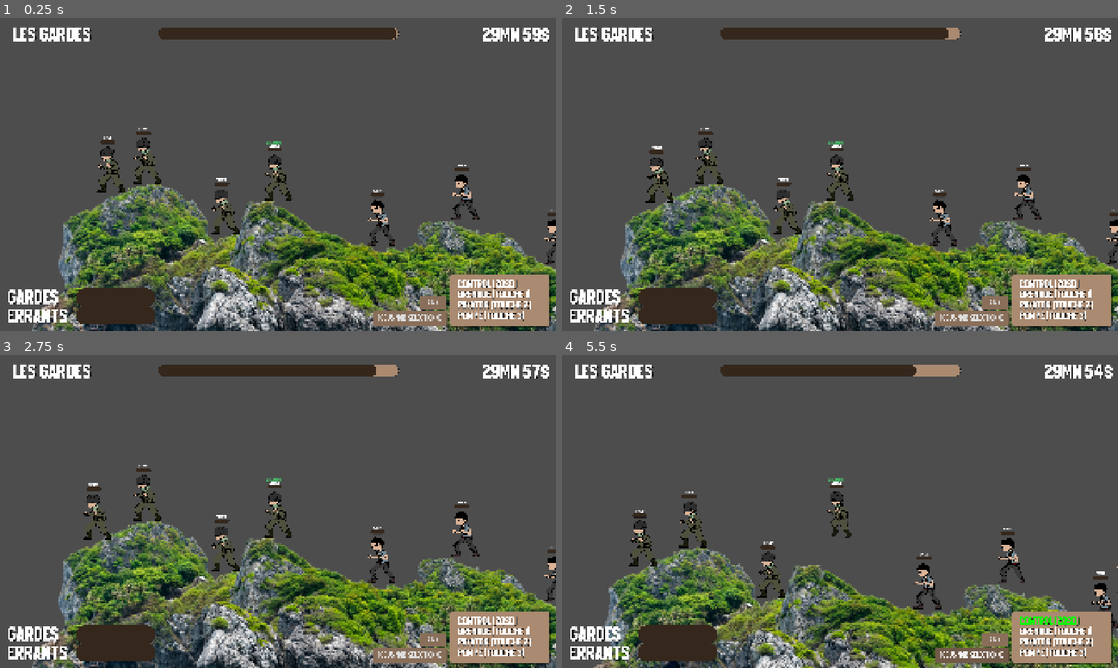
Above: before the commit, frames 1-4 (two rows, left to right).
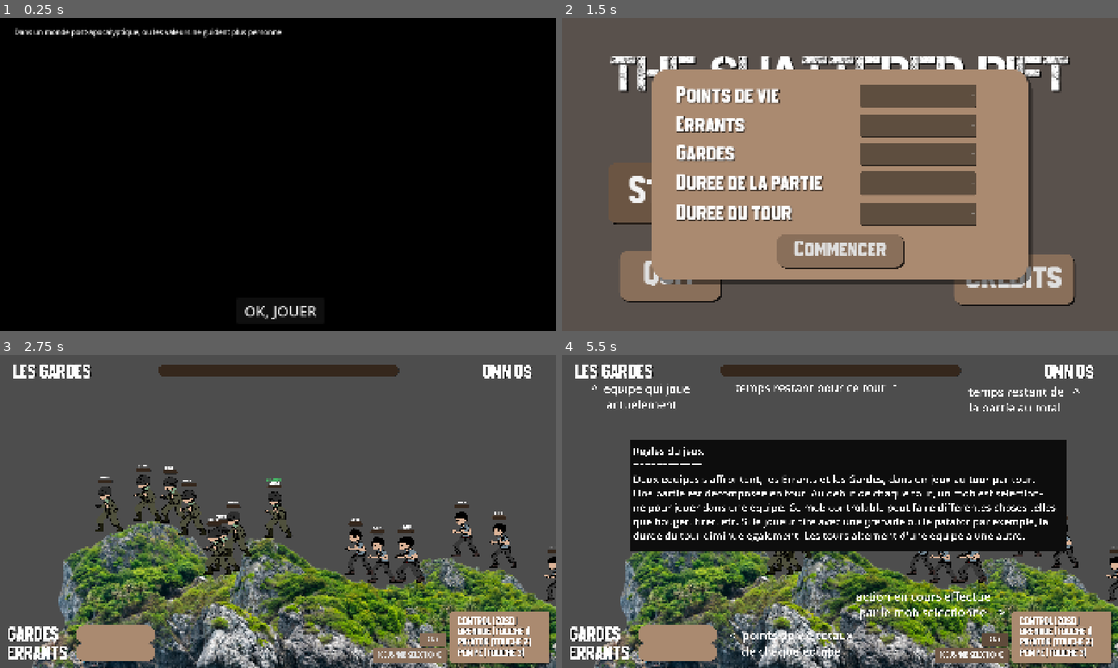
Above: after the commit, the same moments.

Repository: t0qen/baudo-game-jam-autumn
Game: Godot game, scene res://scenes/intro.tscn
Same seed, same stepped clock (60 frames per second), same inputs: the game is played once before the commit and once after it. Before the commit the project starts from res://scenes/main.tscn. The engine's default icon, where the game draws it, is replaced by a stand-in: a white triangle on a blue panel in a dark square. Sound files missing from this copy of the repository are replaced by a short silence.
Inputs (mouse positions are in pixels of both pictures, inside the frame that each line leads up to):
- Up to frame 1 (0.25 s): no input
- Up to frame 2 (1.5 s): click (840, 312) at 0.5 s, where only the run after the commit has a clickable "OK, JOUER"; click (667, 193) at 1.25 s, where only the run after the commit has a clickable "Start"
- Up to frame 3 (2.75 s): click (278, 586) at 2 s, where only the run after the commit has a clickable "Commencer"
- Up to frame 4 (5.5 s): click "AIDE" at 2.75 s; click (973, 655) at 3.5 s, where only the run before the commit has a clickable "FOCUS MOB SELECTIONNE"; hold D (right) 4.28-5.03 s; tap 9 (rocket) at 4.35, 5.3 s; tap W (jump) at 4.52, 5.27 s; hold A (left) from 5.03 s (still down); tap I (aim_left) at 5.1 s

The runs differ from the first frame. In frame 1, 99% of the frame differs, in the area x 0-100%, y 0-100%; in frame 2, 62%; in frame 3, 4.9%; in frame 4, 54%.
Error before the commit: Invalid call. Nonexistent function 'focus' in base 'Camera2D (camera_2d.gd)'. (res://scripts/main.gd:260)

Commit message:
wdqdqwdqdqd

Diff:
--- a/project.godot
+++ b/project.godot
@@ -11,7 +11,7 @@
 [application]
 
 config/name="The Shattered Rifts"
-run/main_scene="uid://c1836v71tkimw"
+run/main_scene="uid://djdhj7pj2kxvs"
 config/features=PackedStringArray("4.5", "GL Compatibility")
 boot_splash/show_image=false
 config/icon="res://icon.svg"
--- /dev/null
+++ b/scenes/intro.tscn
@@ -0,0 +1,44 @@
+[gd_scene load_steps=3 format=3 uid="uid://djdhj7pj2kxvs"]
+
+[ext_resource type="Script" uid="uid://dahib6po6k4hm" path="res://scripts/intro.gd" id="1_ioskq"]
+
+[sub_resource type="LabelSettings" id="LabelSettings_ioskq"]
+font_size = 25
+
+[node name="intro" type="Control"]
+layout_mode = 3
+anchors_preset = 15
+anchor_right = 1.0
+anchor_bottom = 1.0
+grow_horizontal = 2
+grow_vertical = 2
+script = ExtResource("1_ioskq")
+
+[node name="ColorRect" type="ColorRect" parent="."]
+layout_mode = 1
+anchors_preset = 15
+anchor_right = 1.0
+anchor_bottom = 1.0
+grow_horizontal = 2
+grow_vertical = 2
+color = Color(0, 0, 0, 1)
+
+[node name="Button" type="Button" parent="."]
+layout_mode = 0
+offset_left = 818.0
+offset_top = 967.0
+offset_right = 1119.0
+offset_bottom = 1055.0
+theme_override_font_sizes/font_size = 50
+text = "OK, JOUER"
+
+[node name="Label" type="Label" parent="."]
+layout_mode = 0
+offset_left = 49.0
+offset_top = 31.0
+offset_right = 1888.0
+offset_bottom = 950.0
+text = "Dans un monde post-apocalyptique, ou les valeurs ne guident plus personne"
+label_settings = SubResource("LabelSettings_ioskq")
+
+[connection signal="pressed" from="Button" to="." method="_on_button_pressed"]
--- a/scenes/main.tscn
+++ b/scenes/main.tscn
@@ -25,6 +25,12 @@
 [sub_resource type="LabelSettings" id="LabelSettings_tipki"]
 font_size = 300
 
+[sub_resource type="LabelSettings" id="LabelSettings_85g3d"]
+font_size = 200
+
+[sub_resource type="LabelSettings" id="LabelSettings_ya4ey"]
+font_size = 175
+
 [node name="main" type="Node2D"]
 script = ExtResource("1_sugp2")
 
@@ -270,6 +276,7 @@
 text = "FOCUS MOB SELECTIONNE"
 
 [node name="aide" type="Button" parent="CanvasLayer/UI"]
+process_mode = 3
 layout_mode = 0
 offset_left = 7230.0
 offset_top = 4791.0
@@ -279,6 +286,7 @@
 theme = ExtResource("7_85g3d")
 theme_override_fonts/font = ExtResource("8_choun")
 theme_override_font_sizes/font_size = 130
+toggle_mode = true
 text = "AIDE
 "
 
@@ -315,8 +323,87 @@
 theme_override_font_sizes/font_size = 400
 text = "C'EST BON"
 
+[node name="aide-menu" type="Control" parent="CanvasLayer/UI"]
+visible = false
+anchors_preset = 0
+offset_right = 40.0
+offset_bottom = 40.0
+
+[node name="ColorRect" type="ColorRect" parent="CanvasLayer/UI/aide-menu"]
+layout_mode = 0
+offset_left = 1170.0
+offset_top = 1470.0
+offset_right = 8709.999
+offset_bottom = 3400.0
+color = Color(0.051970966, 0.05197096, 0.05197095, 1)
+
+[node name="Label" type="Label" parent="CanvasLayer/UI/aide-menu"]
+layout_mode = 0
+offset_left = 2990.0
+offset_top = 425.0
+offset_right = 5803.0
+offset_bottom = 715.0001
+text = "temps restant pour ce tour  ^"
+label_settings = SubResource("LabelSettings_85g3d")
+
+[node name="Label6" type="Label" parent="CanvasLayer/UI/aide-menu"]
+layout_mode = 0
+offset_left = 1230.0001
+offset_top = 1535.0
+offset_right = 8869.999
+offset_bottom = 3233.0
+text = "Regles du jeux
+============
+Deux equipes s'affrontent, les Errants et les Gardes, dans un jeux au tour par tour.
+Une partie est decomposee en tour. Au debut de chaque tour, un mob est selection-
+ne pour jouer dans une equipe. Ce mob controlable peut faire differentes choses telles
+que bouger, tirer, etc. Si le joueur tire avec une grenade ou le patator par exemple, la
+duree du tour diminue egalement. Les tours alternent d'une equipe a une autre."
+label_settings = SubResource("LabelSettings_ya4ey")
+
+[node name="Label2" type="Label" parent="CanvasLayer/UI/aide-menu"]
+layout_mode = 0
+offset_left = 510.0
+offset_top = 440.0
+offset_right = 3323.0
+offset_bottom = 989.0
+text = "^  equipe qui joue
+     actuelement"
+label_settings = SubResource("LabelSettings_85g3d")
+
+[node name="Label3" type="Label" parent="CanvasLayer/UI/aide-menu"]
+layout_mode = 0
+offset_left = 2895.0
+offset_top = 4695.0
+offset_right = 5708.0
+offset_bottom = 5244.0
+text = "<  points de vie totaux
+    de chaque equipe"
+label_settings = SubResource("LabelSettings_85g3d")
+
+[node name="Label4" type="Label" parent="CanvasLayer/UI/aide-menu"]
+layout_mode = 0
+offset_left = 5075.0
+offset_top = 4025.0
+offset_right = 7888.0
+offset_bottom = 4574.0
+text = "action en cours effectue
+ par le mob selectionne    >"
+label_settings = SubResource("LabelSettings_85g3d")
+
+[node name="Label5" type="Label" parent="CanvasLayer/UI/aide-menu"]
+layout_mode = 0
+offset_left = 7020.0
+offset_top = 495.0
+offset_right = 9100.0
+offset_bottom = 1044.0
+text = "temps restant de   ^
+la partie au total"
+label_settings = SubResource("LabelSettings_85g3d")
+
 [connection signal="timeout" from="Camera2D/Timer" to="Camera2D" method="_on_timer_timeout"]
 [connection signal="timeout" from="partie" to="." method="_on_partie_timeout"]
 [connection signal="timeout" from="duree_totale" to="." method="_on_duree_totale_timeout"]
 [connection signal="pressed" from="CanvasLayer/UI/focus" to="." method="_on_focus_pressed"]
+[connection signal="toggled" from="CanvasLayer/UI/aide" to="." method="_on_aide_toggled"]
 [connection signal="pressed" from="CanvasLayer/UI/ColorRect/Button" to="." method="_on_button_pressed"]
--- a/scripts/grenade.gd
+++ b/scripts/grenade.gd
@@ -18,7 +18,7 @@
 	var terrain = get_parent().get_parent().get_node("DestructiblePolygon2D")
 
 	var radius = 700.0
-	var segments = 32
+	var segments = 16
 	var polygon = PackedVector2Array()
 	for i in range(segments):
 		var angle = TAU * i / segments
--- /dev/null
+++ b/scripts/intro.gd
@@ -0,0 +1,15 @@
+extends Control
+
+
+# Called when the node enters the scene tree for the first time.
+func _ready() -> void:
+	pass # Replace with function body.
+
+
+# Called every frame. 'delta' is the elapsed time since the previous frame.
+func _process(delta: float) -> void:
+	pass
+
+
+func _on_button_pressed() -> void:
+	get_tree().change_scene_to_file("res://scenes/main_menu.tscn")
--- a/scripts/main.gd
+++ b/scripts/main.gd
@@ -277,3 +277,8 @@
 func _on_button_pressed() -> void:
 	$CanvasLayer/UI/ColorRect.hide()
 	get_tree().paused = false
+
+
+func _on_aide_toggled(toggled_on: bool) -> void:
+	$"CanvasLayer/UI/aide-menu".visible = toggled_on
+	get_tree().paused = toggled_on
--- a/scripts/rocket.gd
+++ b/scripts/rocket.gd
@@ -22,7 +22,7 @@
 		var terrain = get_parent().get_parent().get_node("DestructiblePolygon2D")
 
 		var radius = 800
-		var segments = 32
+		var segments = 16
 		var polygon = PackedVector2Array()
 		for i in range(segments):
 			var angle = TAU * i / segments
Not shown, added: assets/fleche.png.import
Not shown: 1 places in qdzqdz.tscn that only renumber resources
Not shown: 1 places in scenes/main.tscn that only renumber resources
Not shown, added: scripts/intro.gd.uid
